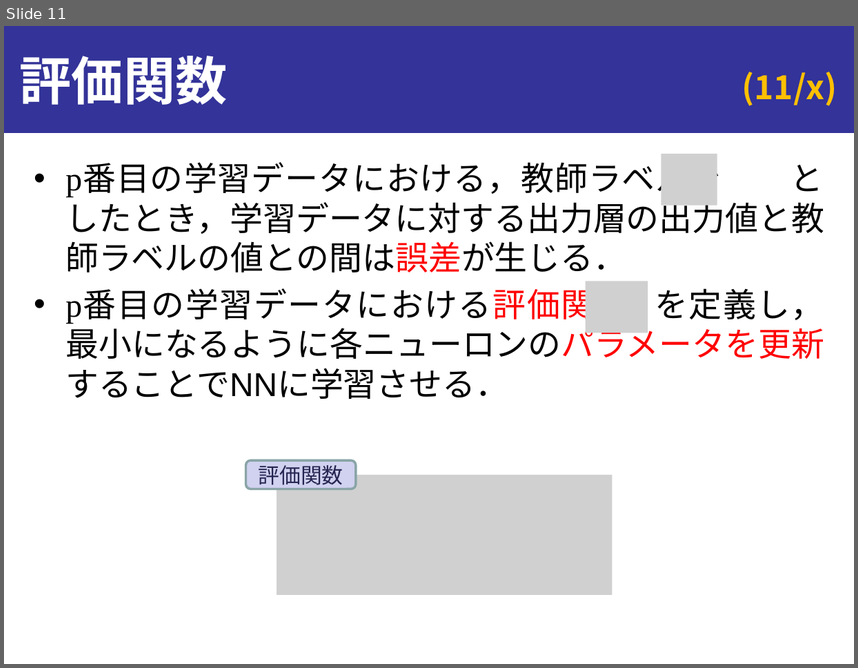
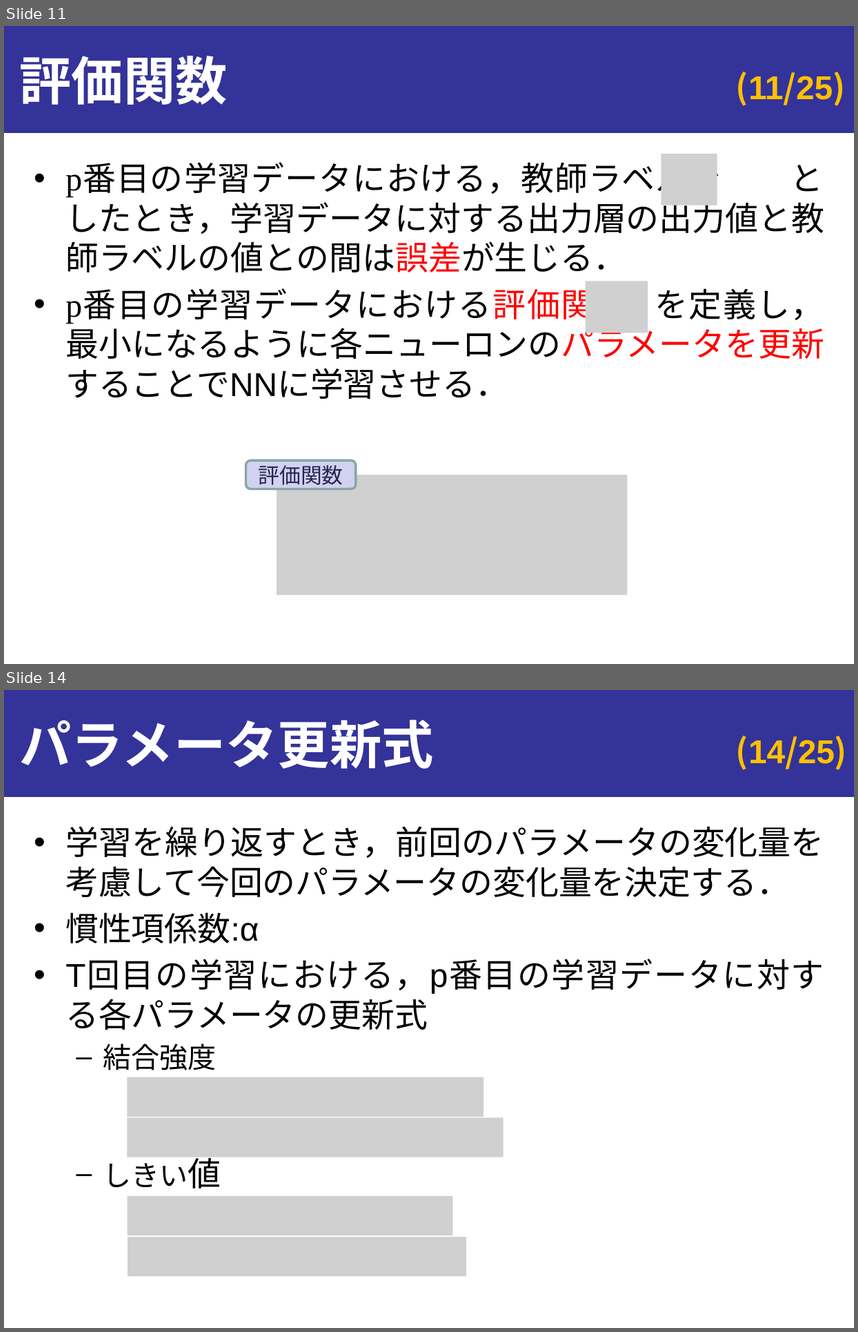
Before and after one commit to onikUone/slides, a slide deck: Junior_ex1.pptx. Shown one above the other, each under a label of ours: slide 11 before the commit, slides 11 and 14 after it; the slides between them are not shown. The pictures are 858x668 and 858x1332 pixels, drawn with LibreOffice and Linux fonts; fonts in the diff are those of the drawing; grey boxes stand for pictures. Boxes give left, top, right and bottom in pixels: in the first picture for what was removed or moved away, otherwise in the second. Text is boxed around its words. In the diff, an @@ line names an element or a change of style, - is before the commit and + after.

```diff
--- a/Junior_ex1.pptx
+++ b/Junior_ex1.pptx
@@ slide 14 added at (4,690,854,1328), background #FFFFFF; not listed: 2 template elements that a slide beside it also shows @@
@@ title added at (20,720,434,769), 44 pt, text #FFFFFF, bold @@
+パラメータ更新式
@@ text added at (65,826,824,1188), 28 pt, text #000000 @@
+• 学習を繰り返すとき，前回のパラメータの変化量を考慮して今回のパラメータの変化量を決定する．
+• 慣性項係数:α
+• T回目の学習における，p番目の学習データに対する各パラメータの更新式
+  – 結合強度
+  – しきい値
@@ picture added at (128,1077,484,1116) @@
@@ picture added at (128,1118,504,1156) @@
@@ picture added at (128,1196,452,1235) @@
@@ picture added at (128,1236,466,1276) @@
@@ slide 11 changed as well @@
@@ page number at (736,72,846,106): text changed; font Noto Sans CJK JP to Arial @@
-(11/x)
+(11/25)
@@ picture: place and size @@
-picture at (277,474,613,594)
+picture at (277,474,628,594)
```
Also in this commit, not shown: 8 other slides changed, 4 other slides added, 5 slides removed, 12 other files.
